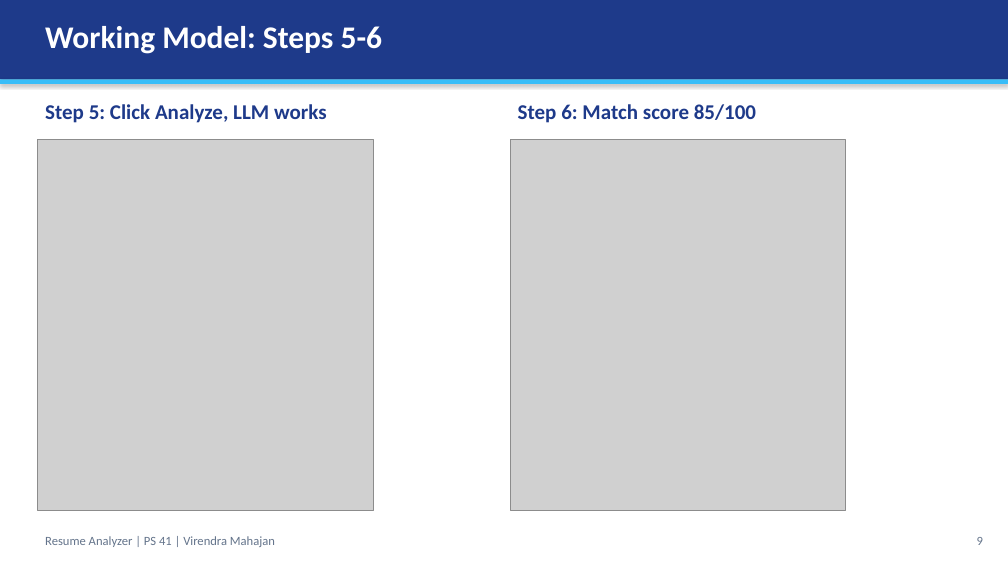
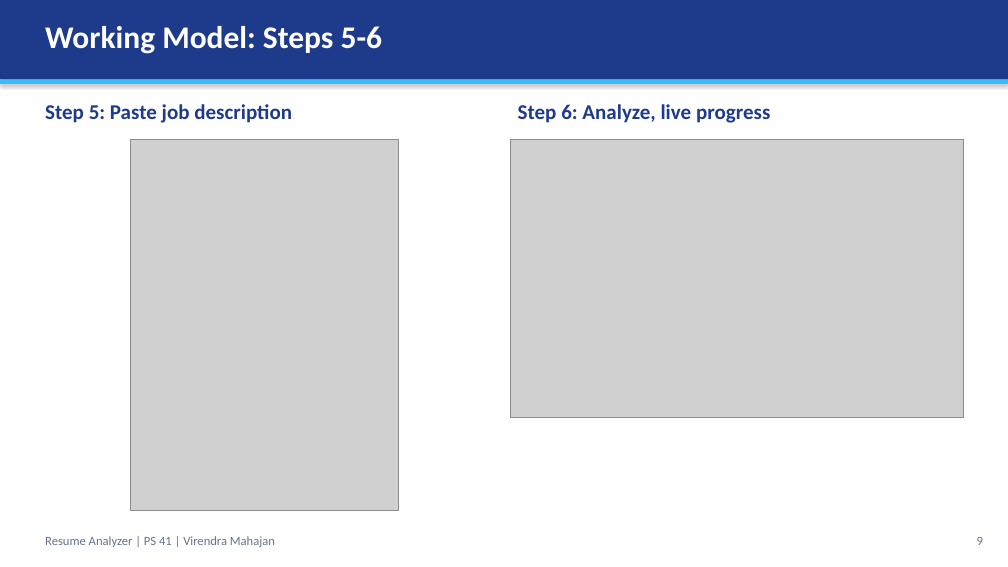
Before and after one commit to Kmennn/llm-ps41-ADT23SOCB1322, a slide deck: slide 9 of Presentation.pptx. Drawn at 1008x567 pixels with LibreOffice and Linux fonts; fonts in the diff are those of the drawing; grey boxes stand for pictures. Boxes give left, top, right and bottom in pixels: in the first picture for what was removed or moved away, otherwise in the second. Text is boxed around its words. In the diff, an @@ line names an element or a change of style, - is before the commit and + after.

```diff
--- a/Presentation.pptx
+++ b/Presentation.pptx
@@ text at [45,104,292,123]: text changed @@
-Step 5: Click Analyze, LLM works
+Step 5: Paste job description
@@ text at [518,104,770,123]: text changed @@
-Step 6: Match score 85/100
+Step 6: Analyze, live progress
@@ picture: place and size @@
-picture at [38,140,373,510]
+picture at [131,140,399,510]
@@ picture: place and size @@
-picture at [510,140,845,510]
+picture at [510,140,964,417]
```
Also in this commit, not shown: 13 other slides changed, 24 other files.
